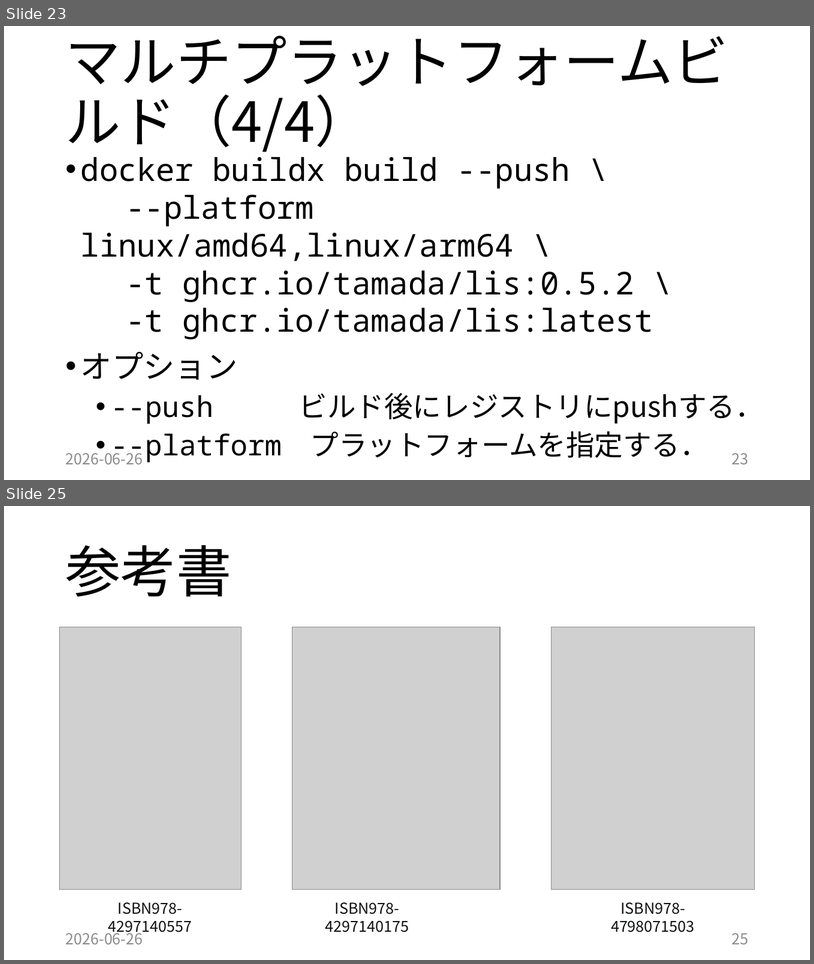
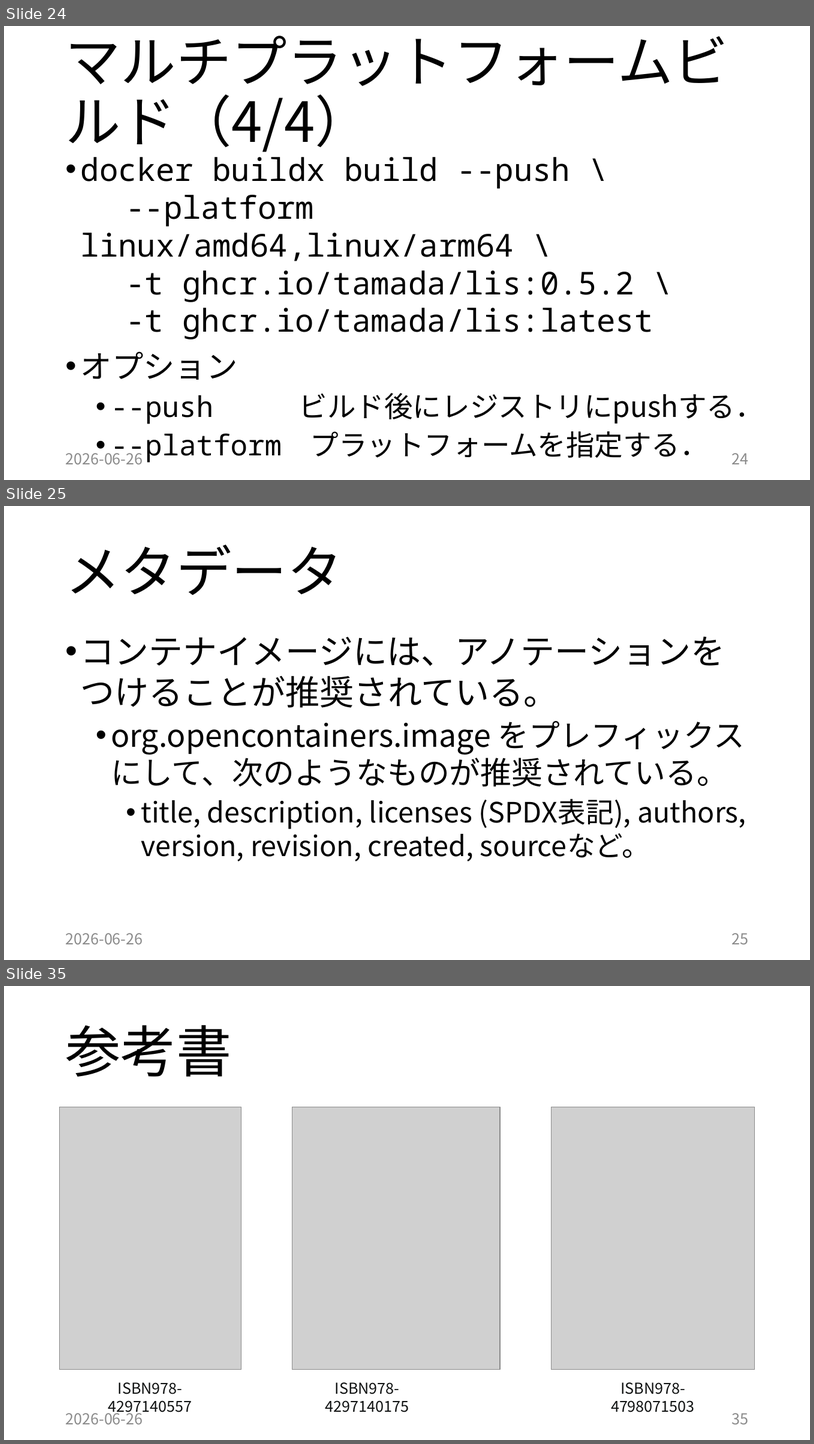
Before and after one commit to tamada/2026empirical, a slide deck: 20260626.pptx. Shown one above the other, each under a label of ours: slides 23 and 25 before the commit, slides 24, 25 and 35 after it; the slides between them are not shown. The pictures are 814x964 and 814x1444 pixels, drawn with LibreOffice and Linux fonts; fonts in the diff are those of the drawing; grey boxes stand for pictures. Boxes give left, top, right and bottom in pixels: in the first picture for what was removed or moved away, otherwise in the second. Text is boxed around its words. In the diff, an @@ line names an element or a change of style, - is before the commit and + after.

```diff
--- a/20260626.pptx
+++ b/20260626.pptx
@@ slide 25 added at bbox=[4, 506, 810, 960], background #FFFFFF @@
@@ title added at bbox=[65, 544, 342, 595], 66 pt, text #000000 @@
+メタデータ
@@ text added at bbox=[81, 636, 746, 861], 33.3 pt, text #000000 @@
+• コンテナイメージには、アノテーションをつけることが推奨されている。
+  • org.opencontainers.image をプレフィックスにして、次のようなものが推奨されている。
+    • title, description, licenses (SPDX表記), authors, version, revision, created, sourceなど。
@@ text added at bbox=[65, 933, 143, 944], 18 pt, text #8C8C8C @@
+2026-06-26
@@ page number added at bbox=[732, 933, 749, 944], 18 pt, text #8C8C8C @@
+25
@@ what was slide 23 is now slide 24 @@
@@ page number at bbox=[732, 453, 749, 464]: text changed @@
-23
+24
@@ what was slide 25 is now slide 35 @@
@@ page number at bbox=[732, 1413, 749, 1424]: text changed @@
-25
+35
```
Also in this commit, not shown: 3 slides changed, 10 other slides added, 1 slide removed, 16 other files.
